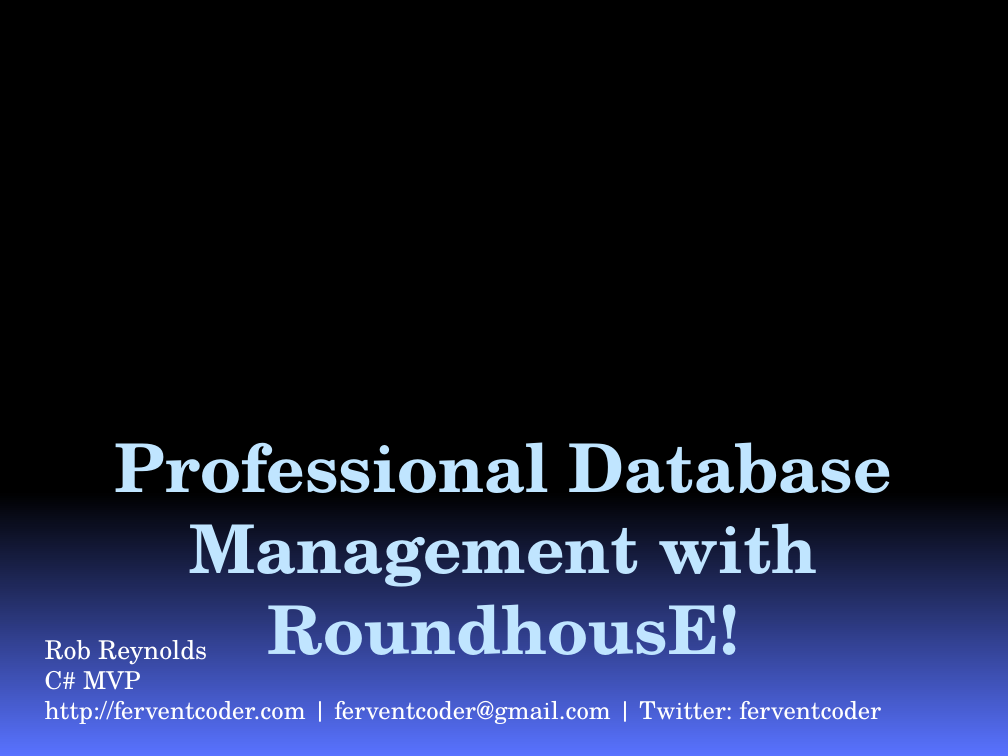
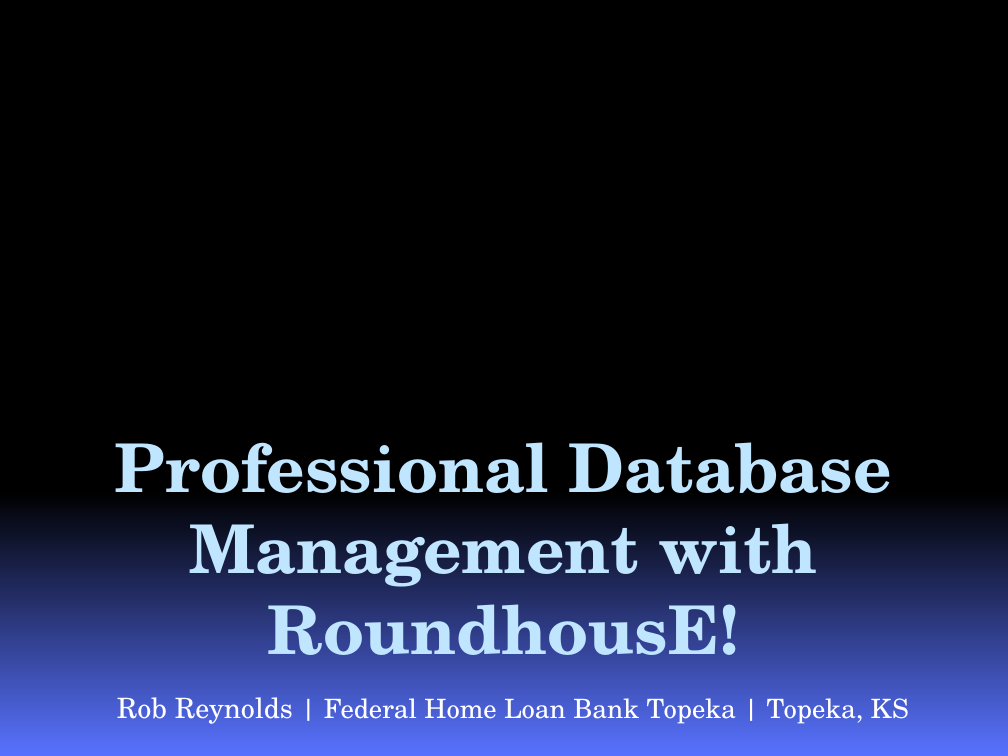
Before and after one commit to google-code-export/roundhouse, a slide deck: slide 1 of docs/RoundhousEPresentation.pptx. Drawn at 1008x756 pixels with LibreOffice and Linux fonts; fonts in the diff are those of the drawing; background and template pictures are left out. Boxes give left, top, right and bottom in pixels: in the first picture for what was removed or moved away, otherwise in the second. Text is boxed around its words. In the diff, an @@ line names an element or a change of style, - is before the commit and + after.

```diff
--- a/docs/RoundhousEPresentation.pptx
+++ b/docs/RoundhousEPresentation.pptx
@@ subtitle at bbox=[117, 697, 909, 724]: text changed; size 17.6 to 19 pt @@
-Rob Reynolds
-C# MVP
-http://ferventcoder.com | ferventcoder@gmail.com | Twitter: ferventcoder
+Rob Reynolds | Federal Home Loan Bank Topeka | Topeka, KS
```
Also in this commit, not shown: 1 slide added, 4 other files.
